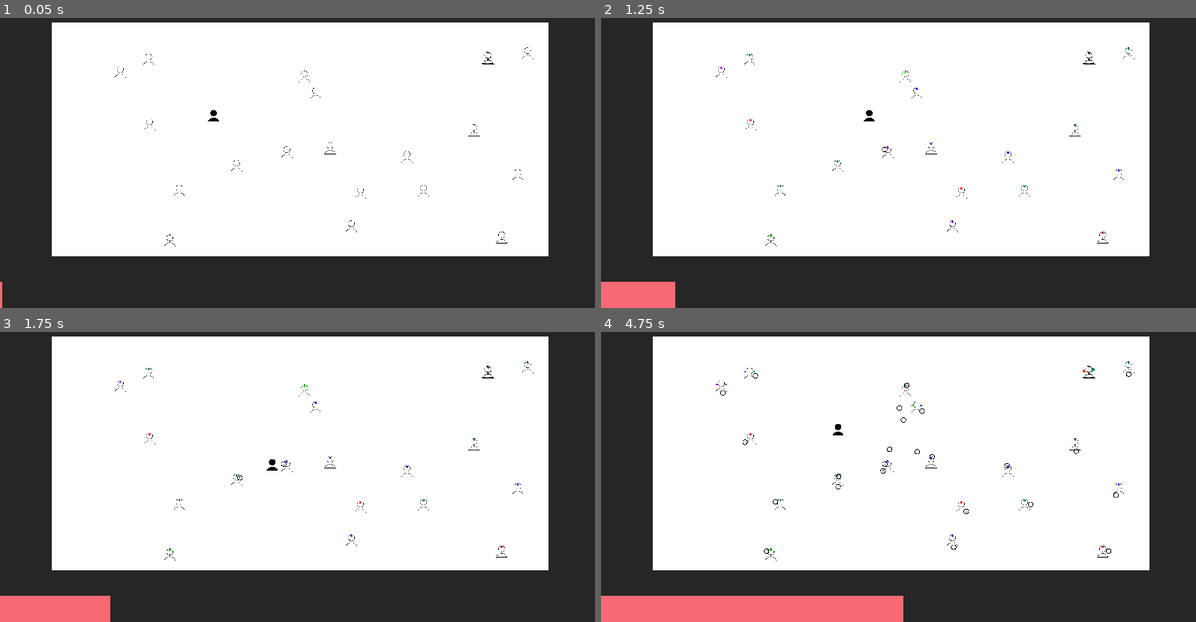
Above: before the commit, frames 1-4 (two rows, left to right).
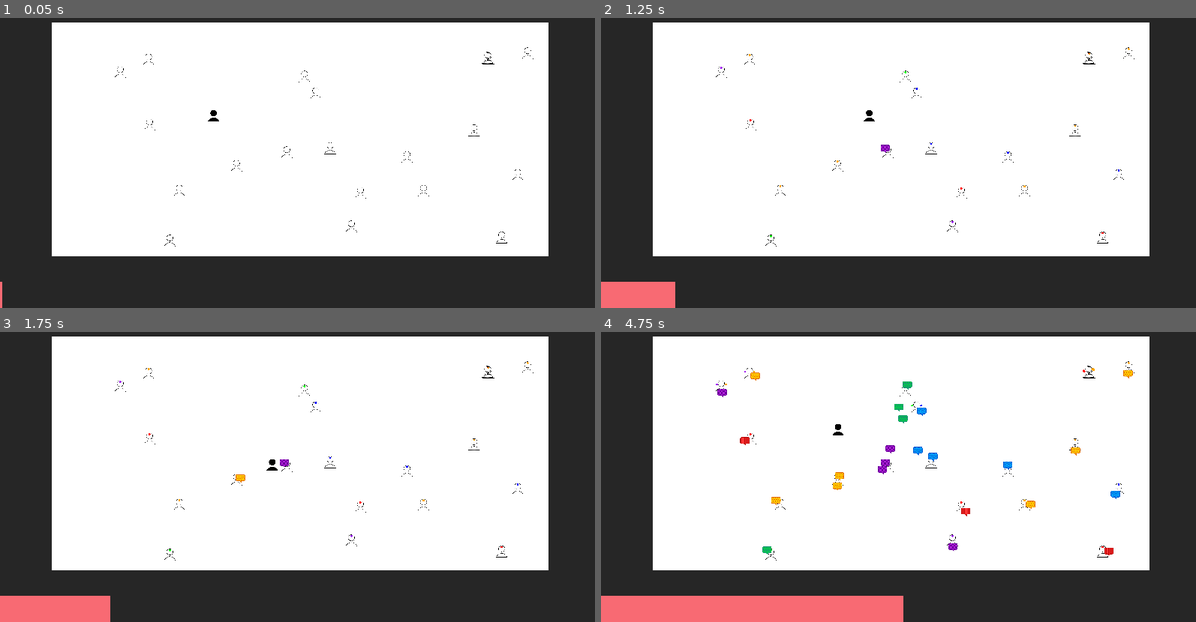
Above: after the commit, the same moments.

Repository: haihala/mankind-knew
Game: Godot game, scene res://world.tscn
Same seed, same stepped clock (60 frames per second), same inputs: the game is played once before the commit and once after it.
Inputs:
- Up to frame 1 (0.05 s): no input
- Up to frame 2 (1.25 s): hold D (move_right) from 0.53 s (still down); hold Space (interact) from 0.53 s (still down)
- Up to frame 3 (1.75 s): release D (move_right) at 1.28 s; release Space (interact) at 1.28 s; hold S (move_down) from 1.28 s (still down); tap Space (interact) at 1.35 s
- Up to frame 4 (4.75 s): release S (move_down) at 2.03 s; hold D (move_right) 2.03-2.78 s; hold Space (interact) 2.03-2.78 s; hold W (move_up) 2.78-3.53 s; tap Space (interact) at 2.85, 4.35 s; hold Space (interact) 3.53-4.28 s; hold A (move_left) from 3.53 s (still down)

Frame 1 is identical in both runs. In frame 2, less than 0.1% of the frame differs, in the area x 24-89%, y 10-59%; in frame 3, less than 0.1%; in frame 4, 0.9%, in the area x 19-90%, y 10-78%.

Commit message:
Make projectiles into colored speech bubbles

Diff:
--- a/godot-project/npc.gd
+++ b/godot-project/npc.gd
@@ -1,8 +1,8 @@
 extends CharacterBody2D
 class_name NPC
 
-enum Belief {RED, GREEN, BLUE, PURPLE, TEAL}
-static var colors = [Color.RED, Color.GREEN, Color.BLUE, Color.PURPLE, Color.TEAL]
+enum Belief {RED, GREEN, BLUE, PURPLE, ORANGE}
+static var colors = [Color.RED, Color.GREEN, Color.BLUE, Color.PURPLE, Color.ORANGE]
 
 @export var projectile_scene: PackedScene
 @export var speed: float = 50
--- a/godot-project/projectile.gd
+++ b/godot-project/projectile.gd
@@ -4,8 +4,13 @@
 static var size = 0.2
 
 @export var speed: float = 50
+@export var sprites: Array[Texture2D] = []
 var belief: NPC.Belief
 var creator: Node
+
+func _ready() -> void:
+	$Sprite.texture = sprites[belief]
+	$Sprite.rotation = -rotation
 
 func _physics_process(delta: float) -> void:
 	var velocity = Vector2.from_angle(rotation) * speed
--- a/godot-project/projectile.tscn
+++ b/godot-project/projectile.tscn
@@ -1,22 +1,28 @@
-[gd_scene load_steps=4 format=3 uid="uid://ddly54cbm84af"]
+[gd_scene load_steps=8 format=3 uid="uid://ddly54cbm84af"]
 
-[ext_resource type="Texture2D" uid="uid://bm764gfmavq8j" path="res://projectile.png" id="1_30xgc"]
 [ext_resource type="Script" path="res://projectile.gd" id="1_31r7s"]
+[ext_resource type="Texture2D" uid="uid://bemfl3puau470" path="res://speech-bubble-red.png" id="2_q5lf2"]
+[ext_resource type="Texture2D" uid="uid://do1rgmknpjo6d" path="res://speech-bubble-green.png" id="3_moa22"]
+[ext_resource type="Texture2D" uid="uid://bgk8nvtlw7oxa" path="res://speech-bubble-blue.png" id="4_gmjl6"]
+[ext_resource type="Texture2D" uid="uid://bfh5swx03kk1t" path="res://speech-bubble-purple.png" id="5_6d7un"]
+[ext_resource type="Texture2D" uid="uid://dfacp7em4jeix" path="res://speech-bubble-yellow.png" id="6_88bo6"]
 
 [sub_resource type="CircleShape2D" id="CircleShape2D_ed0ho"]
-radius = 5.0
+radius = 9.0
 
 [node name="Projectile" type="Area2D"]
 collision_layer = 0
 collision_mask = 3
 script = ExtResource("1_31r7s")
+sprites = Array[Texture2D]([ExtResource("2_q5lf2"), ExtResource("3_moa22"), ExtResource("4_gmjl6"), ExtResource("5_6d7un"), ExtResource("6_88bo6")])
 
 [node name="CollisionShape2D" type="CollisionShape2D" parent="."]
 shape = SubResource("CircleShape2D_ed0ho")
 
-[node name="Projectile" type="Sprite2D" parent="."]
-scale = Vector2(0.025, 0.025)
-texture = ExtResource("1_30xgc")
+[node name="Sprite" type="Sprite2D" parent="."]
+position = Vector2(0, 1.5)
+scale = Vector2(0.08, 0.08)
+texture = ExtResource("4_gmjl6")
 
 [node name="DespawnTimer" type="Timer" parent="."]
 one_shot = true
Binary file added: godot-project/speech-bubble-blue.png
Not shown, added: godot-project/speech-bubble-blue.png.import
Binary file added: godot-project/speech-bubble-green.png
Not shown, added: godot-project/speech-bubble-green.png.import
Binary file added: godot-project/speech-bubble-purple.png
Not shown, added: godot-project/speech-bubble-purple.png.import
Binary file added: godot-project/speech-bubble-red.png
Not shown, added: godot-project/speech-bubble-red.png.import
Binary file added: godot-project/speech-bubble-yellow.png
Not shown, added: godot-project/speech-bubble-yellow.png.import
